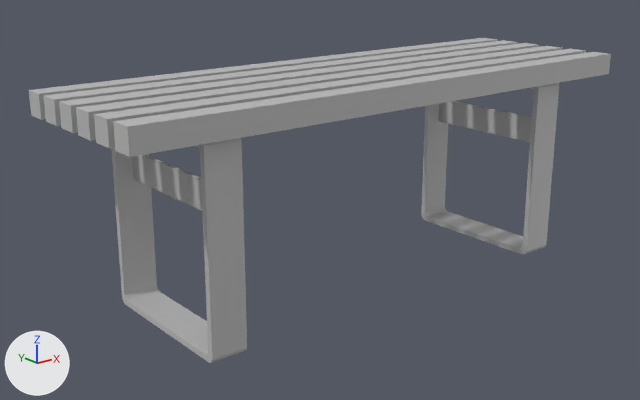
The FBX model Assets/Prefabs/FBX/Bench.fbx, before and after one commit.
One viewpoint serves both versions: a 50 mm lens placed at (-1.867, -2.154, 1.156), pointed at (-0.103, 0.051, 0.274). Arrows for +X, +Y and +Z are at lower left; the lights stay in place. Where no turn or scale is listed for an object, it has been applied to the vertices.

The older version as bpy lines, for what is in view:
```python
me_mesh = bpy.data.meshes.new('Mesh')
me_mesh.from_pydata(...)  # 160 vertices, 140 faces; spans x -0.96..0.96, y -0.3..0.3, z 0.0..0.7
me_mesh.materials.append(mat_lambert1)  # grey #bcbcbc
ob_bench = bpy.data.objects.new('Bench', me_mesh)
ob_bench.location = (0.0, 0.0, 0.0)
```
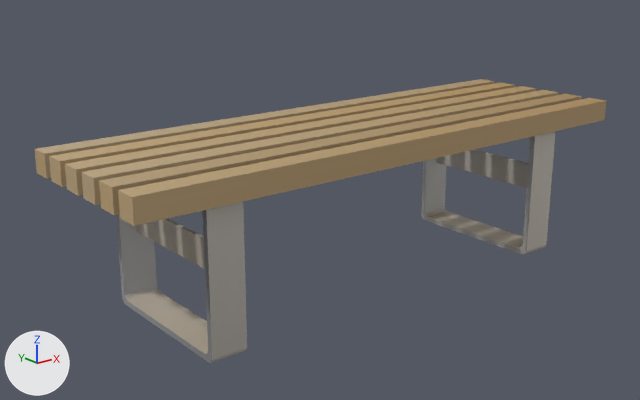
Boxes [x1, y1, x2, y2] around the edits, measured in the pictures (640 x 400 px; the box of a moved part takes in the faces that stretch with it):
'Bench', recoloured, reshaped, surface changed (13% shorter)
    before: [29, 38, 611, 363]
    after: [35, 79, 606, 363]
part 1 of me_mesh, moved or reshaped
    before: [94, 49, 586, 148]
    after: [99, 94, 582, 215]
part 2 of me_mesh, moved or reshaped
    before: [113, 52, 611, 157]
    after: [118, 98, 606, 226]
part 3 of me_mesh, moved or reshaped
    before: [43, 40, 518, 126]
    after: [49, 83, 515, 187]
part 4 of me_mesh, moved or reshaped
    before: [59, 43, 540, 133]
    after: [65, 86, 536, 196]
part 5 of me_mesh, moved or reshaped
    before: [76, 46, 562, 141]
    after: [81, 90, 559, 205]
part 6 of me_mesh, moved or reshaped
    before: [438, 101, 532, 142]
    after: [437, 150, 529, 188]
part 7 of me_mesh, moved or reshaped
    before: [132, 154, 202, 211]
    after: [136, 218, 205, 269]
part 8 of me_mesh, moved or reshaped
    before: [29, 38, 497, 120]
    after: [35, 79, 495, 179]
part 9 of me_mesh, moved or reshaped
    before: [421, 83, 559, 251]
    after: [421, 131, 555, 251]
part 10 of me_mesh, moved or reshaped
    before: [111, 138, 247, 359]
    after: [116, 202, 247, 359]
part 11 of me_mesh, surface changed
    both: [122, 206, 546, 363]

The edits, one by one:
Picture 'colorRampGround.png' (img_colorrampground_png) is new.
Material 'env' (mat_env) is new.
Its texture is img_colorrampground_png.
me_mesh is used by ob_bench; location (0.0, 0.0, 0.0).
me_mesh had 160 vertices, 140 faces and spanned x -0.96..0.96, y -0.3..0.3, z 0.0..0.7.
me_mesh no longer uses material mat_lambert1 (grey #bcbcbc).
me_mesh now has 160 vertices, 140 faces and spans x -0.96..0.96, y -0.3..0.3, z 0.0..0.53.
me_mesh part 1: the loose piece of 8 vertices spanning x -0.96..0.96, y -0.2..-0.12, z 0.63..0.7 is moved by (0.0, 0.0, -0.17).
me_mesh part 2: the loose piece of 8 vertices spanning x -0.96..0.96, y -0.3..-0.23, z 0.63..0.7 is moved by (0.0, 0.0, -0.17).
me_mesh part 3: the loose piece of 8 vertices spanning x -0.96..0.96, y 0.12..0.2, z 0.63..0.7 is moved by (0.0, 0.0, -0.17).
me_mesh part 4: the loose piece of 8 vertices spanning x -0.96..0.96, y 0.02..0.09, z 0.63..0.7 is moved by (0.0, 0.0, -0.17).
me_mesh part 5: the loose piece of 8 vertices spanning x -0.96..0.96, y -0.09..-0.02, z 0.63..0.7 is moved by (0.0, 0.0, -0.17).
me_mesh part 6: the loose piece of 8 vertices spanning x 0.66..0.67, y -0.26..0.26, z 0.4..0.49 is moved by (0.0, 0.0, -0.17).
me_mesh part 7: the loose piece of 8 vertices spanning x -0.68..-0.67, y -0.26..0.26, z 0.4..0.49 is moved by (0.0, 0.0, -0.17).
me_mesh part 8: the loose piece of 8 vertices spanning x -0.96..0.96, y 0.23..0.3, z 0.63..0.7 is moved by (0.0, 0.0, -0.17).
me_mesh part 9: all 24 vertices in x 0.6..0.72, y -0.26..0.27, z 0.59..0.63 are moved by (0.0, 0.0, -0.17).
me_mesh part 10: all 24 vertices in x -0.73..-0.62, y -0.26..0.27, z 0.59..0.63 are moved by (0.0, 0.0, -0.17).
me_mesh part 11: texture (UV) coordinates of 140 of 140 faces, centred in x -0.96..0.96, y -0.3..0.3, z 0.0..0.7, changed; they spanned u 0.12..0.88, v 0.0..1.0 and now span u 0.46..0.99, v 0.76..0.9.
me_mesh now uses material mat_env (picture img_colorrampground_png).
